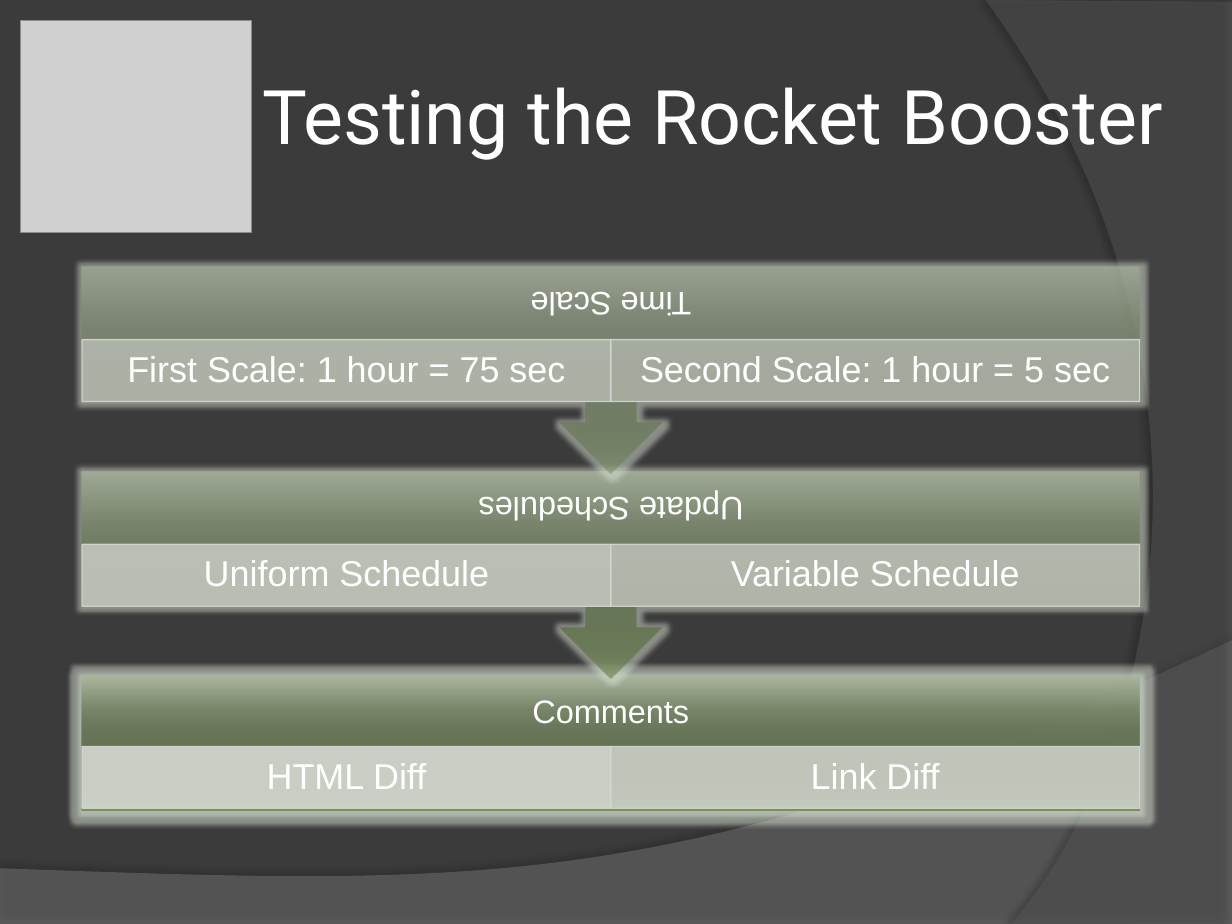
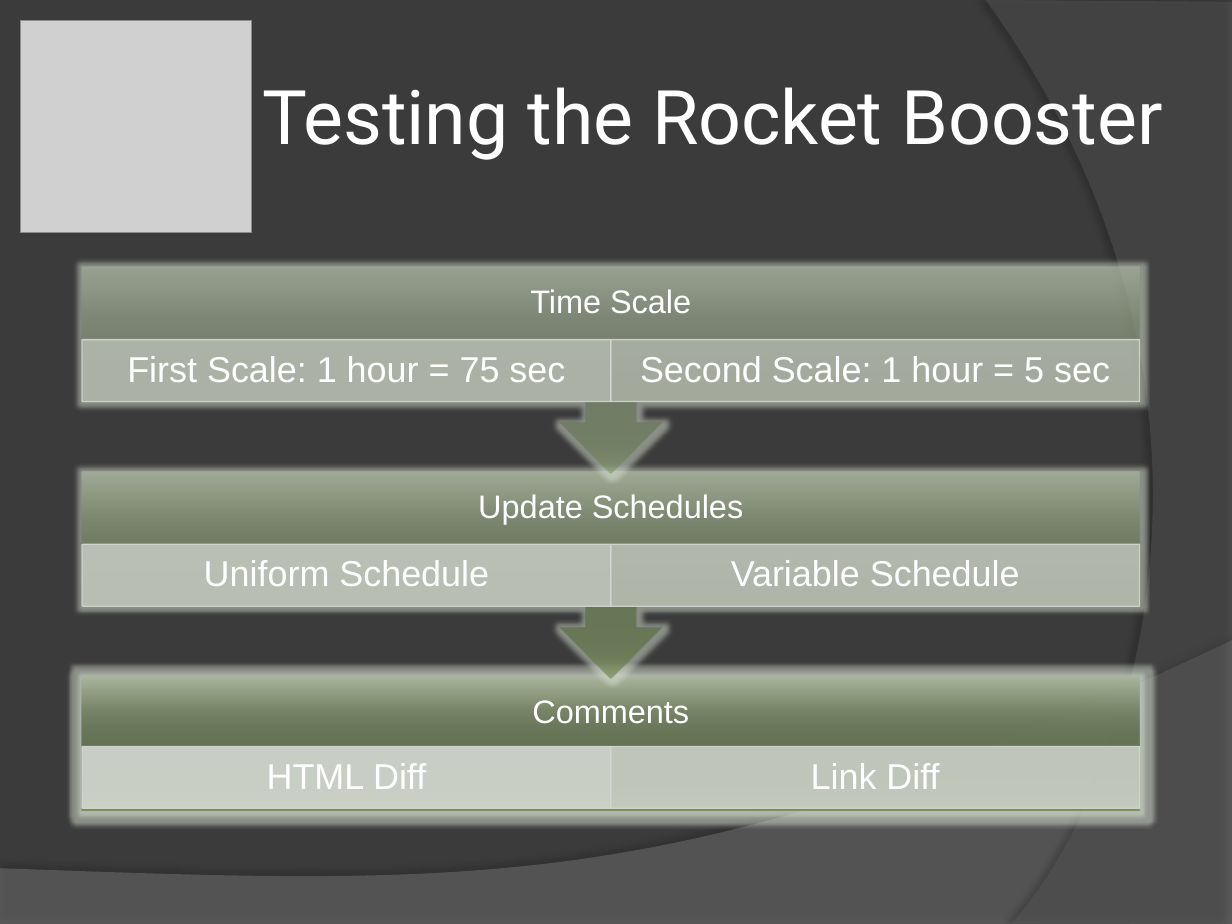
Before and after one commit to csComicRocket/ComicRocketProject, a slide deck: slide 35 of Documentation/RocketBooster-CapstonePresentation.pptx. Drawn at 1232x924 pixels with LibreOffice and Linux fonts; fonts in the diff are those of the drawing; grey boxes stand for pictures. Boxes give left, top, right and bottom in pixels: in the first picture for what was removed or moved away, otherwise in the second. Text is boxed around its words. In the diff, an @@ line names an element or a change of style, - is before the commit and + after.

```diff
--- a/Documentation/RocketBooster-CapstonePresentation.pptx
+++ b/Documentation/RocketBooster-CapstonePresentation.pptx
@@ text "Time Scale" at (530,289,691,313): rotation 180 to 0 degrees @@
@@ text "Update Schedules" at (478,494,743,524): rotation 180 to 0 degrees @@
```
Also in this commit, not shown: 13 other slides changed.
